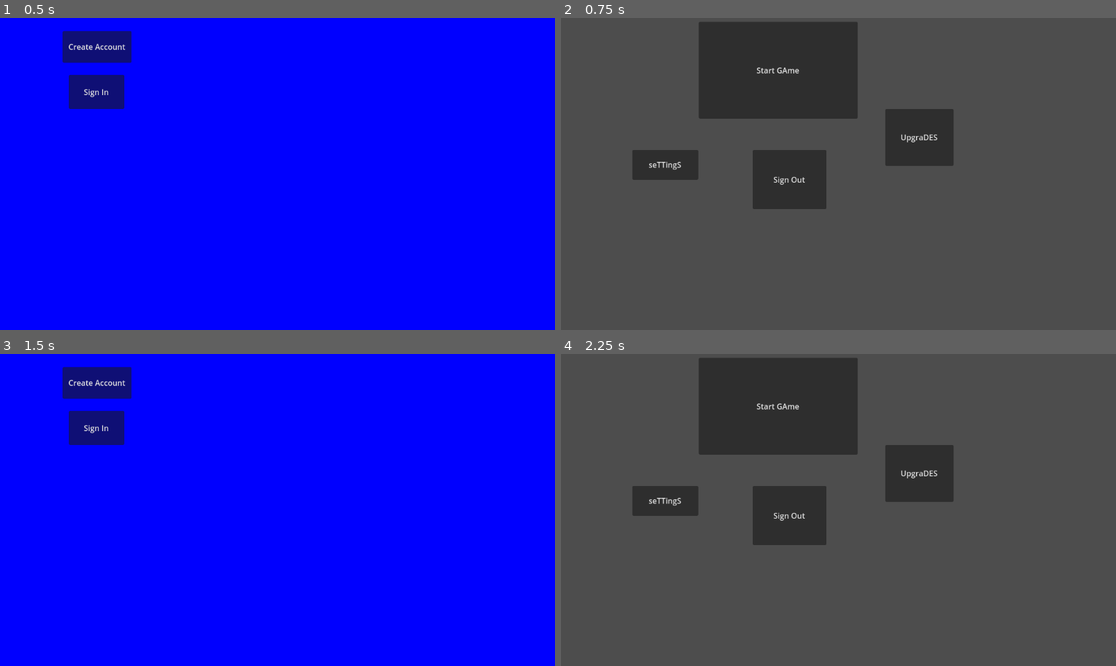
Above: before the commit, frames 1-4 (two rows, left to right).
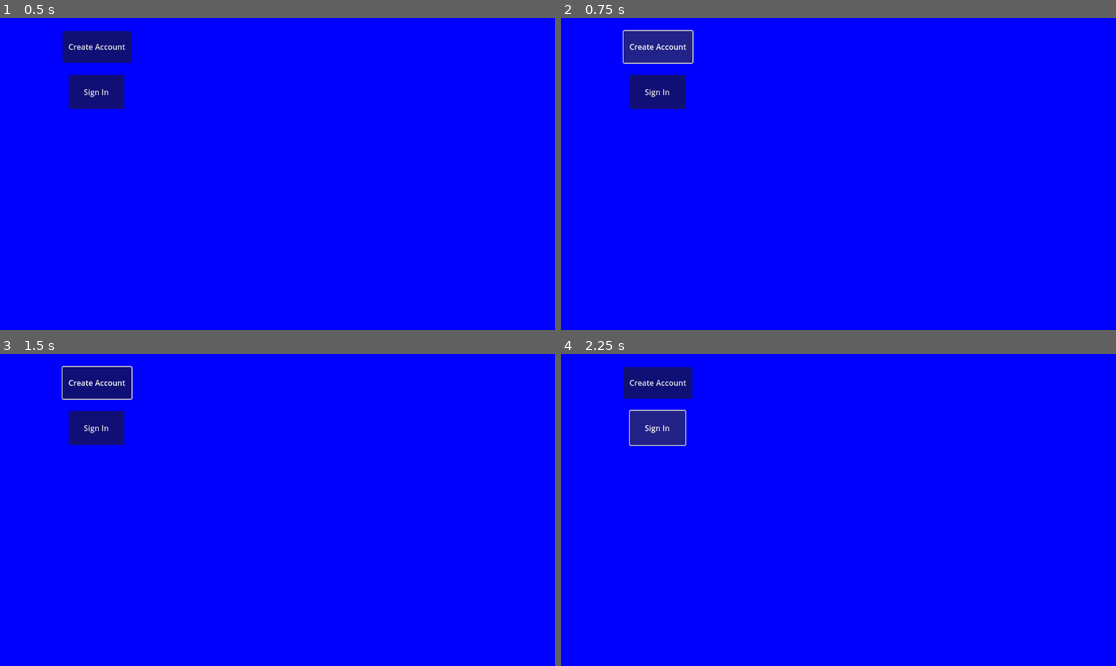
Above: after the commit, the same moments.

Repository: BransonClendenen/3390Project3
Game: Godot game, scene res://Scenes/Game/Root.tscn
Two runs of this game, one before a commit and one after it. Both use one fixed random seed, a clock stepped at 60 frames per second and the inputs below. The engine's default icon, where the game draws it, is replaced by a stand-in: a white triangle on a blue panel in a dark square.
Inputs (mouse positions are in pixels of both pictures, inside the frame that each line leads up to):
- Up to frame 1 (0.5 s): no input
- Up to frame 2 (0.75 s): click "Create Account" at 0.5 s
- Up to frame 3 (1.5 s): click (227, 516) at 1.25 s, where only the run before the commit has a clickable "Sign Out"
- Up to frame 4 (2.25 s): click "Sign In" at 2 s

Frame 1 is identical in both runs. In frame 2, 100% of the frame differs, in the area x 0-100%, y 0-100%; in frame 3, 0.2%; in frame 4, 100%.
Error before the commit: Attempt to call function 'request_completed' in base 'null instance' on a null instance. (res://Scripts/login.gd:12)
Error after the commit: Parse Error: Standalone lambdas cannot be accessed. Consider assigning it to a variable. (res://Scripts/login.gd:49)

Commit message:
updating dis still
updating and adding still, commiting to see if these extra files go away

Diff:
--- a/3390project3/API test/bruno.json
+++ /dev/null
@@ -1,9 +0,0 @@
-{
-  "version": "1",
-  "name": "API test",
-  "type": "collection",
-  "ignore": [
-    "node_modules",
-    ".git"
-  ]
-}
--- a/3390project3/Scripts/login.gd
+++ b/3390project3/Scripts/login.gd
@@ -5,24 +5,71 @@
 @onready var username_field = $usernameField
 @onready var http_request = $HTTPRequest
 
-var API_BASE:="http://localhost:3000/"
-var auth_token:=""
+var API_BASE:="http://localhost:3000/api/auth"
+var auth_token:= ""
 # Called when the node enters the scene tree for the first time.
 func _ready() -> void:
-	http_request.request_completed(_on_request_completed)
+	http_request.request_completed.connect(_on_request_completed)
 
 # Called every frame. 'delta' is the elapsed time since the previous frame.
-func _process(delta: float) -> void:
-	pass
+#func _process(delta: float) -> void:
+#	pass
+
+func _on_LoginButton_pressed() -> void:
+	var payload := {
+		"username": username_field.text,
+		"password": password_field.text
+		}
+
+	status_label.text = "DURRRRRRRR"
+	var headers := ["Content-Type: application/json"]
+	var url := API_BASE + "/login"
+
+	var err := http_request.request(url, headers, HTTPClient.METHOD_POST, JSON.stringify(payload))
+	if err != OK:
+		status_label.text = "Request errawr: %d" % err
+
 
 func _on_create_account_pressed() -> void:
-	SceneManager.load_ui("res://Scenes/UI/MainMenu.tscn")
+	#SceneManager.load_ui("res://Scenes/UI/MainMenu.tscn")
+	var payload := {
+		"username": username_field.text,
+		"password": password_field.text
+	}
+
+	status_label.text = "Creating da account, please wait......."
+
+	var headers := ["Content-Type: application/json"]
+	var url := API_BASE + "/register"
+
+	var err := http_request.request(url, headers, HTTPClient.METHOD_POST, JSON.stringify(payload))
+	if err != OK:
+		status_label.text = "Request errawr: %d" % err
+
+	func _on_request_completed(result:int, response_code:int, headers:PackedStringArray, body:PackedByteArray) -> void:
+		var raw := body.get_string_from_utf8()
+		var response := JSON.parse_string(raw)
+
+	if typeof(response) != TYPE_DICTIONARY:
+		status_label.text = "Invalid response: " + raw
+		return
+
+
+if response_code  >= 200 and response_code < 300:
+	if response.has("token"):
+			auth_token = response["token"]
+			var user = response.get("user", {})
+			var username := user.get("username", "unknown")
+
+			status_label.text = "Logged in as %s" % username
+
+			#session storage will get moved to main menu maybe
 
 func _on_sign_in_pressed() -> void:
 	SceneManager.load_ui("res://Scenes/UI/MainMenu.tscn")
 
 # func login PAOLAPAOLAPAOLA
-func _on_LoginButton_pressed():
+#func _on_LoginButton_pressed():
 	# collect username and password from fields
 	var username = username_field.text
 	var password = password_field.text
@@ -44,8 +91,8 @@
 
 # clear field when entering anything atp lolol
 # handling api response below; this is supposed to send JSON payload to da API and shows results inside the label
-func _on_request_completed(result, response_code, headers, body):
-	var data = JSON.parse_string(body.get_string_from_utf8())
+#func _on_request_completed(result, response_code, headers, body):
+	#var data = JSON.parse_string(body.get_string_from_utf8())
 
 	if response_code == 200:
 		status_label.text = "successful login, %s" % data["username"]
Not shown, added: 3390project3/Sprites/BIG-BULLET.png.import
Not shown, added: 3390project3/Sprites/BIG-GUN.png.import
Not shown, added: 3390project3/Sprites/InvincibilityPowerup-fortnite.png.import
Not shown, added: 3390project3/Sprites/InvincibilityPowerup.png.import
Not shown, added: 3390project3/Sprites/Medkit-Sheet.png.import
Not shown, added: 3390project3/Sprites/Medkit.png.import
Not shown, added: 3390project3/Sprites/Paul-Coin-fortnite.png.import
Not shown, added: 3390project3/Sprites/Paul-Coin.png.import
Not shown, added: 3390project3/Sprites/PurpXP-Sheet.png.import
Not shown, added: 3390project3/Sprites/PurpXP.png.import
